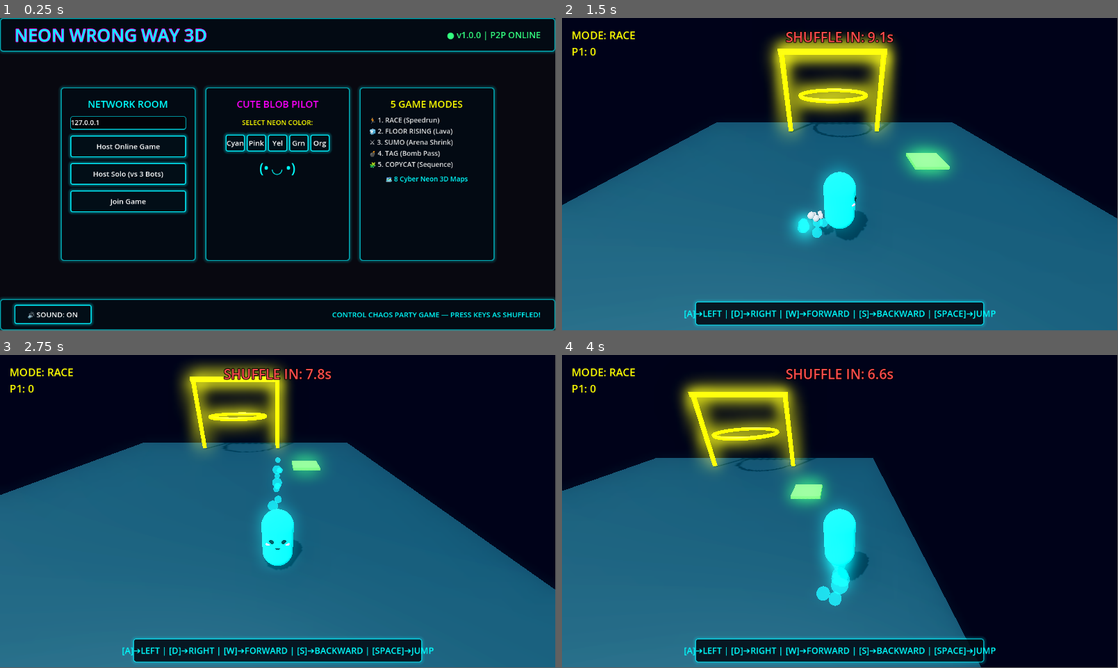
Above: before the commit, frames 1-4 (two rows, left to right).
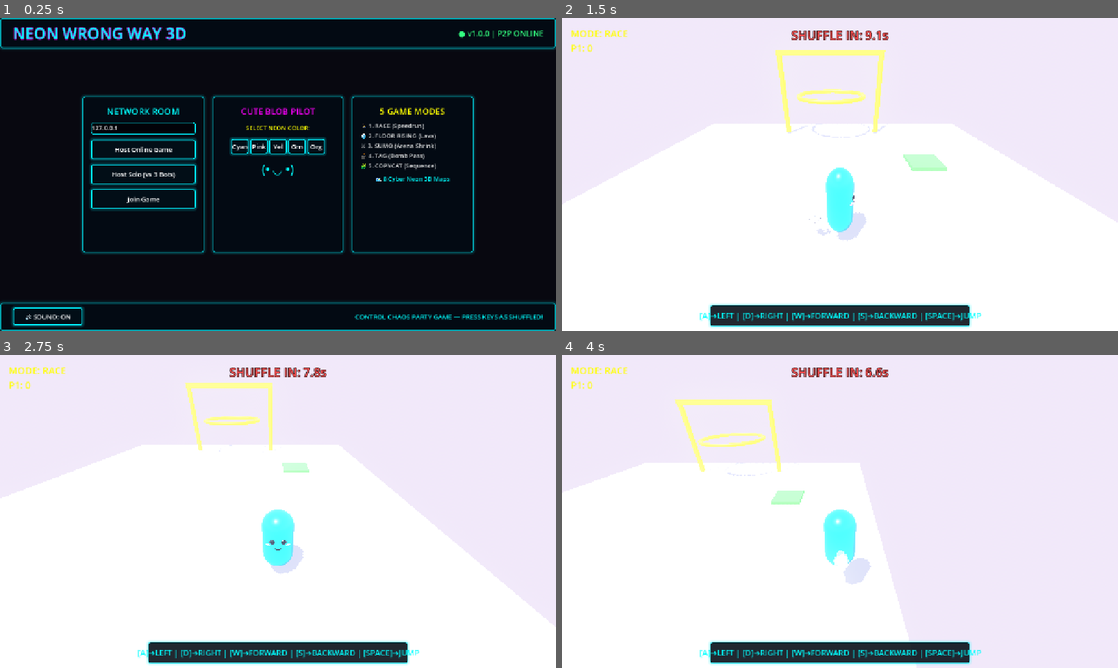
Above: after the commit, the same moments.

Repository: lelongc/tools
Game: Godot game, scene res://main_game.tscn
Two runs of this game, one before a commit and one after it. Both use one fixed random seed, a clock stepped at 60 frames per second and the inputs below.
Inputs:
- Up to frame 1 (0.25 s): no input
- Up to frame 2 (1.5 s): click "Host Online Game" at 0.5 s; hold D (move_right) from 1.28 s (still down); tap Space (jump) at 1.35 s
- Up to frame 3 (2.75 s): tap Space (jump) at 1.52, 1.82, 2.1, 2.27, 2.57 s; release D (move_right) at 2.03 s; hold S (move_backward) from 2.03 s (still down)
- Up to frame 4 (4 s): release S (move_backward) at 2.78 s; hold D (move_right) 2.78-3.53 s; tap Space (jump) at 2.85, 3.6, 3.77 s; hold W (move_forward) from 3.53 s (still down)
In our replay, the window is 799x449 before the commit and 800x450 after it. These sizes can differ from the game's own. Grey fills any space a smaller window leaves; there, only what the larger window draws over its background counts as a difference.

The runs differ from the first frame. In frame 1, 17% of the frame differs, in the area x 0-100%, y 0-100%; in frame 2, 99%; in frame 3, 99%; in frame 4, 99%.

Commit message:
feat: initialize Godot game project with character movement, procedural aesthetics, and multiplayer setup

Diff:
--- a/godot_demo/default_env.tres
+++ b/godot_demo/default_env.tres
@@ -1,16 +1,25 @@
-[gd_resource type="Environment" format=3 uid="uid://c8yay001w2v"]
+[gd_resource type="Environment" load_steps=3 format=3 uid="uid://c8yay001w2v"]
+
+[sub_resource type="ProceduralSkyMaterial" id="ProceduralSkyMaterial_cute"]
+sky_top_color = Color(0.55, 0.75, 0.98, 1)
+sky_horizon_color = Color(0.92, 0.78, 0.95, 1)
+ground_bottom_color = Color(0.45, 0.45, 0.65, 1)
+ground_horizon_color = Color(0.92, 0.78, 0.95, 1)
+sun_angle_max = 30.0
+
+[sub_resource type="Sky" id="Sky_cute"]
+sky_material = SubResource("ProceduralSkyMaterial_cute")
 
 [resource]
-background_mode = 1
-background_color = Color(0.01, 0.01, 0.04, 1)
-ambient_light_source = 2
-ambient_light_color = Color(0.08, 0.1, 0.18, 1)
+background_mode = 2
+sky = SubResource("Sky_cute")
+ambient_light_source = 3
+ambient_light_color = Color(0.95, 0.9, 0.98, 1)
+ambient_light_energy = 0.8
 tonemap_mode = 2
 glow_enabled = true
-glow_intensity = 1.0
-glow_strength = 0.8
-glow_bloom = 0.25
-glow_hdr_threshold = 1.0
+glow_intensity = 0.3
+glow_bloom = 0.15
 fog_enabled = true
-fog_light_color = Color(0.02, 0.03, 0.08, 1)
+fog_light_color = Color(0.88, 0.82, 0.95, 1)
 fog_density = 0.005
--- a/godot_demo/neon_mat_grid.tres
+++ b/godot_demo/neon_mat_grid.tres
@@ -1,9 +1,9 @@
-[gd_resource type="StandardMaterial3D" format=3]
+[gd_resource type="StandardMaterial3D" format=3 uid="uid://n1m2g3r4mat"]
 
 [resource]
-albedo_color = Color(0.05, 0.05, 0.08, 1)
-roughness = 0.6
-metallic = 0.2
+albedo_color = Color(0.95, 0.85, 0.92, 1)
+metallic = 0.1
+roughness = 0.2
 emission_enabled = true
-emission = Color(0.0, 0.6, 0.8, 1)
+emission = Color(0.98, 0.7, 0.85, 1)
 emission_energy_multiplier = 0.3
--- a/godot_demo/player.gd
+++ b/godot_demo/player.gd
@@ -1,13 +1,16 @@
 extends CharacterBody3D
 
-const SPEED = 6.0
-const JUMP_VELOCITY = 6.5
-
-# Gravity
+const SPEED = 7.0
+const JUMP_VELOCITY = 7.0
+const SHUFFLE_INTERVAL = 10.0
+
+@onready var visual_mesh = $MeshInstance3D
+@onready var camera = $SpringArm3D/Camera3D
+
 var gravity = ProjectSettings.get_setting("physics/3d/default_gravity")
 var gravity_direction = Vector3.DOWN
 
-# Control Shuffle Mechanic
+var shuffle_timer = 0.0
 var action_map = {
 	"move_left": "move_left",
 	"move_right": "move_right",
@@ -16,12 +19,8 @@
 	"jump": "jump"
 }
 
-const SHUFFLE_INTERVAL = 10.0
-var shuffle_timer = 0.0
-
-@onready var visual_mesh = $MeshInstance3D
-@onready var shuffle_label = $CanvasLayer/Control/ShuffleLabel
-
+var is_dead = false
+var is_bomb = false
 var knockback_velocity = Vector3.ZERO
 var is_bot = false
 var bot_change_target_timer = 0.0
@@ -29,6 +28,10 @@
 var bot_wants_jump = false
 var custom_color: Color = Color(0, 0, 0, 0)
 
+# Squishy Cute Mochi Physics
+var mesh_target_scale = Vector3.ONE
+var was_on_floor = true
+
 func apply_knockback(force: Vector3):
 	knockback_velocity += force
 
@@ -39,6 +42,7 @@
 
 func apply_bounce(force: float):
 	velocity.y = force * (-1.0 if gravity_direction.y > 0 else 1.0)
+	mesh_target_scale = Vector3(0.7, 1.4, 0.7)
 
 func _enter_tree():
 	if is_bot:
@@ -53,89 +57,63 @@
 func _ready():
 	randomize()
 
-	var colors = [Color(0,1,1), Color(1,0,1), Color(1,1,0), Color(0,1,0), Color(1,0.5,0)]
+	# Hand-crafted Cute Pastel Palette
+	var colors = [
+		Color(0.98, 0.55, 0.75), # Pastel Pink
+		Color(0.4, 0.85, 0.95),  # Sky Blue
+		Color(1.0, 0.88, 0.4),   # Butter Yellow
+		Color(0.45, 0.95, 0.65), # Mint Green
+		Color(1.0, 0.6, 0.35)    # Sorbet Orange
+	]
 	var color = custom_color if custom_color != Color(0, 0, 0, 0) else colors[name.to_int() % colors.size()]
 	var mat = StandardMaterial3D.new()
 	mat.albedo_color = color
 	mat.emission_enabled = true
 	mat.emission = color
-	mat.emission_energy_multiplier = 0.8
+	mat.emission_energy_multiplier = 0.4
+	mat.roughness = 0.2
 	visual_mesh.material_override = mat
 
 	if has_node("TrailParticles"):
-		var trail_mat = $TrailParticles.draw_pass_1.material.duplicate()
-		trail_mat.albedo_color = color
-		trail_mat.albedo_color.a = 0.5
-		$TrailParticles.draw_pass_1.material = trail_mat
-
-	if shuffle_label:
-		shuffle_label.visible = false
-
-	var sync = MultiplayerSynchronizer.new()
-	var config = SceneReplicationConfig.new()
-	config.add_property(NodePath(".:position"))
-	config.add_property(NodePath("MeshInstance3D:rotation"))
-	config.property_set_replication_mode(NodePath(".:position"), SceneReplicationConfig.REPLICATION_MODE_ALWAYS)
-	config.property_set_replication_mode(NodePath("MeshInstance3D:rotation"), SceneReplicationConfig.REPLICATION_MODE_ALWAYS)
-	sync.replication_config = config
-	add_child(sync)
-
-	if not is_multiplayer_authority() or is_bot:
-		$SpringArm3D/Camera3D.current = false
-	else:
-		$SpringArm3D/Camera3D.current = true
-
-var is_dead = false
-
-@rpc("any_peer", "call_local")
-func die():
-	if is_dead: return
-	is_dead = true
-	hide()
-	$CollisionShape3D.set_deferred("disabled", true)
-
-	# Death explosion particle effect
-	var dp = preload("res://death_particles.tscn").instantiate()
-	get_parent().add_child(dp)
-	dp.global_position = global_position
-	if SoundManager:
-		SoundManager.play_explosion()
+		$TrailParticles.emitting = true
+
+	if is_multiplayer_authority() and not is_bot:
+		camera.current = true
 
 func _physics_process(delta):
 	if is_dead:
 		return
-	if not is_multiplayer_authority():
-		return
-
-	# Handle Shuffle Timer
-	shuffle_timer += delta
-	if shuffle_timer >= SHUFFLE_INTERVAL:
-		shuffle_timer = 0.0
-		shuffle_controls()
-
-	# Add gravity
+
 	if not is_on_floor():
 		velocity += gravity_direction * gravity * delta
+	else:
+		if not was_on_floor:
+			# Land Squash Effect (Mochi Bounce)
+			mesh_target_scale = Vector3(1.3, 0.7, 1.3)
+
+	was_on_floor = is_on_floor()
+
+	# Lerp squishy mesh scale towards target, and target towards Vector3.ONE
+	visual_mesh.scale = visual_mesh.scale.lerp(mesh_target_scale, 14.0 * delta)
+	mesh_target_scale = mesh_target_scale.lerp(Vector3.ONE, 8.0 * delta)
+
+	if is_multiplayer_authority():
+		# Key Shuffle logic
+		shuffle_timer += delta
+		if shuffle_timer >= SHUFFLE_INTERVAL:
+			shuffle_timer = 0.0
+			shuffle_keys()
+
+	if is_bot and is_multiplayer_authority():
+		_process_bot_ai(delta)
 
 	var input_dir = Vector2.ZERO
 	var wants_jump = false
 
 	if is_bot:
-		# AI Bot Decision Logic
-		bot_change_target_timer += delta
-		if bot_change_target_timer >= 0.8:
-			bot_change_target_timer = 0.0
-			bot_target_dir = Vector3(randf_range(-1, 1), 0, randf_range(-1, 1)).normalized()
-			bot_wants_jump = (randf() > 0.5)
-
-		# AI Bot moves towards goal in RACE mode or target in others
-		if GameManager.current_mode == GameManager.GameMode.RACE or GameManager.current_mode == GameManager.GameMode.COPYCAT:
-			bot_target_dir = Vector3(0, 0, -1) # Move towards finish line
-
 		input_dir = Vector2(bot_target_dir.x, bot_target_dir.z)
-		wants_jump = bot_wants_jump and is_on_floor()
-	else:
-		# Player Input Reading (with remapped actions)
+		wants_jump = bot_wants_jump
+	elif is_multiplayer_authority():
 		var left = action_map["move_left"]
 		var right = action_map["move_right"]
 		var fwd = action_map["move_forward"]
@@ -144,7 +122,6 @@
 		input_dir = Input.get_vector(left, right, fwd, back)
 		wants_jump = Input.is_action_just_pressed(action_map["jump"])
 
-		# COPYCAT input tracking
 		if GameManager.current_mode == GameManager.GameMode.COPYCAT:
 			if Input.is_action_just_pressed("move_left"): GameManager.check_copycat_input("A", name.to_int())
 			if Input.is_action_just_pressed("move_right"): GameManager.check_copycat_input("D", name.to_int())
@@ -152,17 +129,17 @@
 			if Input.is_action_just_pressed("move_backward"): GameManager.check_copycat_input("S", name.to_int())
 			if Input.is_action_just_pressed("jump"): GameManager.check_copycat_input("SPACE", name.to_int())
 
-	# Handle Jump
+	# Handle Jump with Stretch Animation
 	if wants_jump and is_on_floor():
 		velocity.y = JUMP_VELOCITY if gravity_direction.y < 0 else -JUMP_VELOCITY
-		# Spawn jump particles
+		mesh_target_scale = Vector3(0.7, 1.4, 0.7) # Jump Stretch!
+
 		var particles = preload("res://jump_particles.tscn").instantiate()
 		get_parent().add_child(particles)
 		particles.global_position = global_position
 		if SoundManager and is_multiplayer_authority() and not is_bot:
 			SoundManager.play_jump()
 
-	# Movement calculation
 	var direction = (transform.basis * Vector3(input_dir.x, 0, input_dir.y)).normalized()
 
 	if direction:
@@ -178,87 +155,89 @@
 	if knockback_velocity.length() > 0.1:
 		velocity.x += knockback_velocity.x
 		velocity.z += knockback_velocity.z
-		knockback_velocity = knockback_velocity.lerp(Vector3.ZERO, 5.0 * delta)
+		knockback_velocity = knockback_velocity.move_toward(Vector3.ZERO, SPEED * 2.0 * delta)
+	else:
+		knockback_velocity = Vector3.ZERO
 
 	move_and_slide()
 
-	# Pushing other players & Tag Pass
-	for i in get_slide_collision_count():
-		var col = get_slide_collision(i)
-		var collider = col.get_collider()
-		if collider and collider.is_in_group("player"):
-			var push_dir = (collider.global_position - global_position)
-			push_dir.y = 0
-			push_dir = push_dir.normalized()
-			var push_force = velocity.length() * 0.5
-
-			var target_auth = collider.get_multiplayer_authority()
-			if target_auth == multiplayer.get_unique_id() or collider.is_bot:
-				collider.apply_knockback(push_dir * push_force)
-			elif collider.has_method("apply_knockback_rpc") and multiplayer.get_peers().has(target_auth):
-				collider.rpc_id(target_auth, "apply_knockback_rpc", push_dir * push_force)
-
-			if is_bomb and is_multiplayer_authority():
-				if multiplayer.is_server():
-					GameManager.request_pass_bomb(collider.name.to_int())
-				else:
-					GameManager.rpc_id(1, "request_pass_bomb", collider.name.to_int())
-
-	# Fall death check
-	if position.y < -15 or position.y > 35:
+	if global_position.y < -15.0 or global_position.y > 40.0:
+		die()
+
+func _process_bot_ai(delta):
+	bot_change_target_timer -= delta
+	if bot_change_target_timer <= 0:
+		bot_change_target_timer = randf_range(1.0, 2.5)
+
 		if GameManager.current_mode == GameManager.GameMode.RACE or GameManager.current_mode == GameManager.GameMode.COPYCAT:
-			position = Vector3(randf_range(-2, 2), 5, randf_range(-2, 2))
-			velocity = Vector3.ZERO
-			knockback_velocity = Vector3.ZERO
-			shuffle_timer = 0.0
+			bot_target_dir = Vector3(randf_range(-0.3, 0.3), 0, -1).normalized()
+		elif GameManager.current_mode == GameManager.GameMode.SUMO:
+			bot_target_dir = (Vector3.ZERO - global_position).normalized()
+			bot_target_dir.y = 0
 		else:
-			if not is_dead:
-				if multiplayer.is_server():
-					GameManager.report_death(name.to_int())
-				else:
-					GameManager.rpc_id(1, "report_death", name.to_int())
-				rpc("die")
-
-func shuffle_controls():
-	var keys = action_map.keys()
-	var values = action_map.values()
-	values.shuffle()
-
-	for i in range(keys.size()):
-		action_map[keys[i]] = values[i]
-
-	print("Controls Shuffled for Player ", name)
+			bot_target_dir = Vector3(randf_range(-1, 1), 0, randf_range(-1, 1)).normalized()
+
+		bot_wants_jump = randf() > 0.7
+
+func shuffle_keys():
 	if SoundManager and is_multiplayer_authority() and not is_bot:
 		SoundManager.play_shuffle()
 
-	# Visual feedback
-	if visual_mesh:
-		var tween = create_tween()
-		visual_mesh.scale = Vector3(1.5, 0.5, 1.5)
-		tween.tween_property(visual_mesh, "scale", Vector3.ONE, 0.3).set_trans(Tween.TRANS_BOUNCE)
-
-	# Screen Shake
-	if $SpringArm3D/Camera3D.current:
-		var shake_tween = create_tween()
-		shake_tween.tween_method(func(v): $SpringArm3D/Camera3D.h_offset = randf_range(-v, v); $SpringArm3D/Camera3D.v_offset = randf_range(-v, v), 0.5, 0.0, 0.5)
-
-	if shuffle_label and is_multiplayer_authority() and not is_bot:
-		shuffle_label.text = "XÁO PHÍM!"
-		shuffle_label.visible = true
-		shuffle_label.modulate.a = 1.0
-		var tween_label = create_tween()
-		tween_label.tween_property(shuffle_label, "modulate:a", 0.0, 1.5)
-		tween_label.tween_callback(func(): shuffle_label.visible = false)
-
-var is_bomb = false
-func check_it(id):
-	if name.to_int() == id:
+	mesh_target_scale = Vector3(1.3, 0.6, 1.3) # Dizzy Wobbly Wiggle
+
+	var actions = ["move_left", "move_right", "move_forward", "move_backward", "jump"]
+	var keys = actions.duplicate()
+	keys.shuffle()
+
+	for i in range(actions.size()):
+		action_map[actions[i]] = keys[i]
+
+	if is_multiplayer_authority() and not is_bot:
+		show_shuffle_alert()
+
+func show_shuffle_alert():
+	var label = $CanvasLayer/Control/ShuffleLabel
+	label.text = tr("SHUFFLE_ALERT")
+	label.show()
+	var tween = create_tween()
+	tween.tween_property(label, "scale", Vector3(1.2, 1.2, 1.2), 0.1)
+	tween.tween_property(label, "scale", Vector3(1.0, 1.0, 1.0), 0.2)
+	tween.tween_interval(0.5)
+	tween.tween_callback(label.hide)
+
+func die():
+	if is_dead:
+		return
+	is_dead = true
+
+	# Spawn cute explosion particles
+	var death_fx = preload("res://death_particles.tscn").instantiate()
+	get_parent().add_child(death_fx)
+	death_fx.global_position = global_position
+
+	if SoundManager:
+		SoundManager.play_explosion()
+
+	hide()
+	$CollisionShape3D.set_deferred("disabled", true)
+	if multiplayer.is_server():
+		GameManager.player_died(name.to_int())
+
+func check_it(it_id: int):
+	if is_dead: return
+	if name.to_int() == it_id:
 		is_bomb = true
-		visual_mesh.material_override.albedo_color = Color(1, 0, 0)
-		visual_mesh.material_override.emission = Color(1, 0, 0)
+		visual_mesh.material_override.albedo_color = Color(1, 0.2, 0.3)
+		visual_mesh.material_override.emission = Color(1, 0.2, 0.3)
 	else:
 		is_bomb = false
-		var colors = [Color(0,1,1), Color(1,0,1), Color(1,1,0), Color(0,1,0), Color(1,0.5,0)]
+		var colors = [
+			Color(0.98, 0.55, 0.75),
+			Color(0.4, 0.85, 0.95),
+			Color(1.0, 0.88, 0.4),
+			Color(0.45, 0.95, 0.65),
+			Color(1.0, 0.6, 0.35)
+		]
 		var color = custom_color if custom_color != Color(0, 0, 0, 0) else colors[name.to_int() % colors.size()]
 		visual_mesh.material_override.albedo_color = color
 		visual_mesh.material_override.emission = color
--- a/godot_demo/project.godot
+++ b/godot_demo/project.godot
@@ -14,18 +14,22 @@
 
 [application]
 
-config/name="Godot Demo"
+config/name="NEON WRONG WAY 3D"
+config/description="Futuristic Cyberpunk 3D Party Game featuring Control Chaos, 5 Game Modes & Cute Blob Characters."
 run/main_scene="res://main_game.tscn"
 config/features=PackedStringArray("4.7")
 
 [autoload]
 
-
-
-
-
 GameManager="*res://game_manager.gd"
 SoundManager="*res://sound_manager.gd"
+
+[display]
+
+window/size/viewport_width=1280
+window/size/viewport_height=720
+window/stretch/mode="canvas_items"
+window/stretch/aspect="keep"
 
 [input]
 
--- a/godot_demo/translations.csv
+++ b/godot_demo/translations.csv
@@ -1,2 +1,14 @@
 keys,en,vi
+TITLE,"NEON WRONG WAY 3D","NEON WRONG WAY 3D"
+STATUS_ONLINE,"● v1.0.0 | P2P ONLINE","● v1.0.0 | CHƠI MẠNG P2P"
+HEADER_ROOM,"NETWORK ROOM","PHÒNG CHƠI MẠNG"
+BTN_HOST_ONLINE,"Host Online Game","Tạo Phòng Online"
+BTN_HOST_BOTS,"Host Solo (vs 3 Bots)","Chơi Đơn (vs 3 Bots)"
+BTN_JOIN,"Join Game","Vào Phòng"
+HEADER_PILOT,"CUTE BLOB PILOT","NHÂN VẬT CUTE BLOB"
+LABEL_COLOR,"SELECT NEON COLOR:","CHỌN MÀU NEON:"
+HEADER_MODES,"5 GAME MODES","5 CHẾ ĐỘ CHƠI"
+LABEL_MAPS,"🗺️ 8 Cyber Neon 3D Maps","🗺️ 8 Bản Đồ Cyber 3D"
+BTN_SOUND_ON,"🔊 SOUND: ON","🔊 ÂM THANH: BẬT"
+BTN_SOUND_OFF,"🔇 SOUND: OFF","🔇 ÂM THANH: TẮT"
 SHUFFLE_ALERT,"SHUFFLED!","XÁO PHÍM!"
Not shown, added: godot_demo/export_presets.cfg
Not shown, added: godot_demo/README.md
